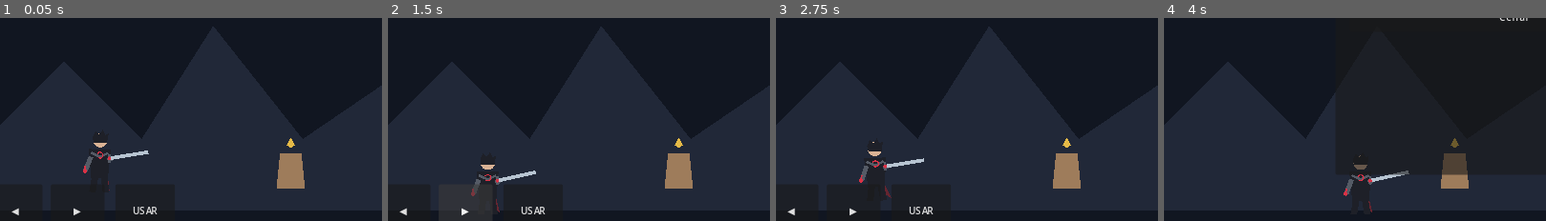
Above: before the commit, frames 1-4 (left to right).
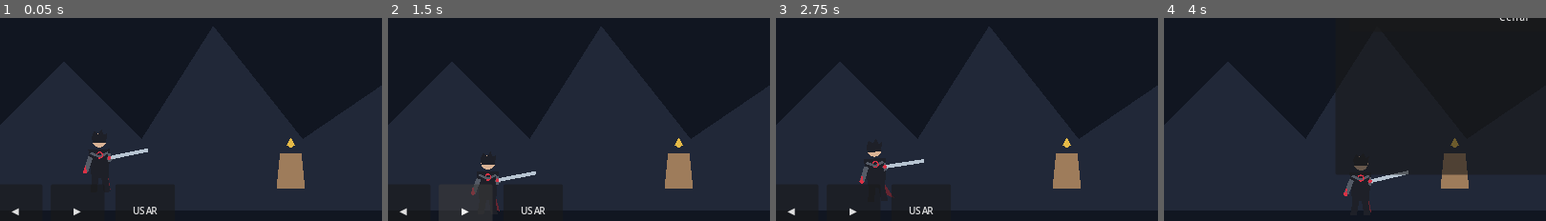
Above: after the commit, the same moments.

Repository: LoloscarPrr/EchoFragment
Game: Godot game, scene res://scenes/main/Main.tscn
Same seed, same stepped clock (60 frames per second), same inputs: the game is played once before the commit and once after it.
Inputs:
- Up to frame 1 (0.05 s): no input
- Up to frame 2 (1.5 s): click "◀" at 0.5 s; click "▶" at 1.25 s
- Up to frame 3 (2.75 s): click "SALTO" at 2 s
- Up to frame 4 (4 s): click "ESQ" at 2.75 s; click "INV" at 3.5 s
The pictures show only the part of the screen within x 4-54%, y 44-94%; the shares and areas given below are measured in that part.

The runs differ from the first frame. In frame 1, 0.2% of the frame differs, in the area x 21-39%, y 56-85%; in frame 2, 0.1%; in frame 3, 0.2%; in frame 4, 0.1%.

Commit message:
feat: sync sword hit frames and arcade hit-stop

Diff:
--- a/scripts/player/Player.gd
+++ b/scripts/player/Player.gd
@@ -33,6 +33,9 @@
 var progression := Progression.new()
 var animation_controller := CharacterAnimationController.new()
 var proxy_visual: ProtagonistProxyVisual
+var combat_effects: P0CombatEffects
+var _sword_hit_committed := false
+var _hitstop_active := false
 
 var _combo_step := 0
 var _last_attack_time := -99.0
@@ -54,6 +57,8 @@
 	_visual_base_scale = visual.scale
 	proxy_visual = ProtagonistProxyVisual.new()
 	add_child(proxy_visual)
+	combat_effects = P0CombatEffects.new()
+	add_child(combat_effects)
 	visual.visible = false
 	health_changed.emit(health, max_health)
 	stamina_changed.emit(stamina, max_stamina)
@@ -107,6 +112,7 @@
 
 	move_and_slide()
 	animation_controller.tick(is_on_floor(), velocity)
+	_process_animation_combat()
 	_update_visual(delta)
 
 func equip_weapon(item_id: StringName) -> bool:
@@ -213,8 +219,8 @@
 			_attack_daggers(now)
 
 func _attack_sword(now: float) -> void:
-	if _combo_step == 0 or now - _last_attack_time > combo_window:
-		animation_controller.start_light_attack()
+	animation_controller.start_light_attack()
+	_sword_hit_committed = false
 	if now - _last_attack_time <= combo_window:
 		_combo_step = (_combo_step % 3) + 1
 	else:
@@ -232,7 +238,6 @@
 		hitbox.knockback += 80.0
 	hitbox.position.x = reach_values[_combo_step - 1] * facing
 	_attack_locked_until = now + lock_values[_combo_step - 1]
-	hitbox.strike(global_position)
 
 	var angles := [0.18, -0.26, 0.42]
 	var tween := create_tween()
@@ -300,7 +305,7 @@
 
 func _update_visual(delta: float) -> void:
 	if is_instance_valid(proxy_visual):
-		proxy_visual.configure(animation_controller.state, animation_controller.state_progress(), facing)
+		proxy_visual.configure(animation_controller.state, animation_controller.state_progress(), facing, animation_controller.drawing_index())
 	if absf(velocity.x) > 15.0 and is_on_floor():
 		var bob := sin(Time.get_ticks_msec() * 0.018) * 2.0
 		visual.position.y = move_toward(visual.position.y, bob, 40.0 * delta)
@@ -370,3 +375,37 @@
 		stamina = minf(max_stamina, stamina + 20.0)
 		stamina_changed.emit(stamina, max_stamina)
 	progression_changed.emit()
+
+
+func _process_animation_combat() -> void:
+	if weapon_mode != WeaponMode.SWORD:
+		return
+	if animation_controller.state != &"attack_light":
+		_sword_hit_committed = false
+		return
+	if _sword_hit_committed:
+		return
+
+	var tick := animation_controller.state_tick
+	if tick < 5:
+		return
+
+	_sword_hit_committed = true
+	if is_instance_valid(combat_effects):
+		combat_effects.play_slash(facing)
+
+	var hit_count := hitbox.strike(global_position)
+	if hit_count > 0:
+		if is_instance_valid(combat_effects):
+			combat_effects.play_impact(Vector2(hitbox.position.x, -6.0))
+		_apply_hit_stop(0.055)
+
+func _apply_hit_stop(duration: float) -> void:
+	if _hitstop_active:
+		return
+	_hitstop_active = true
+	var previous_scale := Engine.time_scale
+	Engine.time_scale = 0.08
+	await get_tree().create_timer(duration, true, false, true).timeout
+	Engine.time_scale = previous_scale
+	_hitstop_active = false
